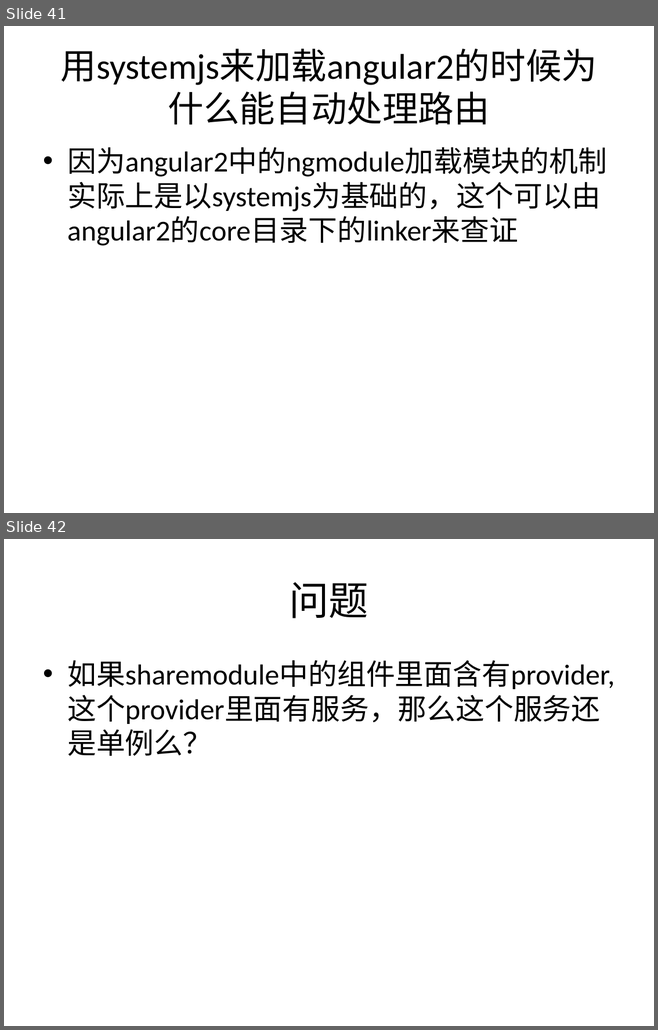
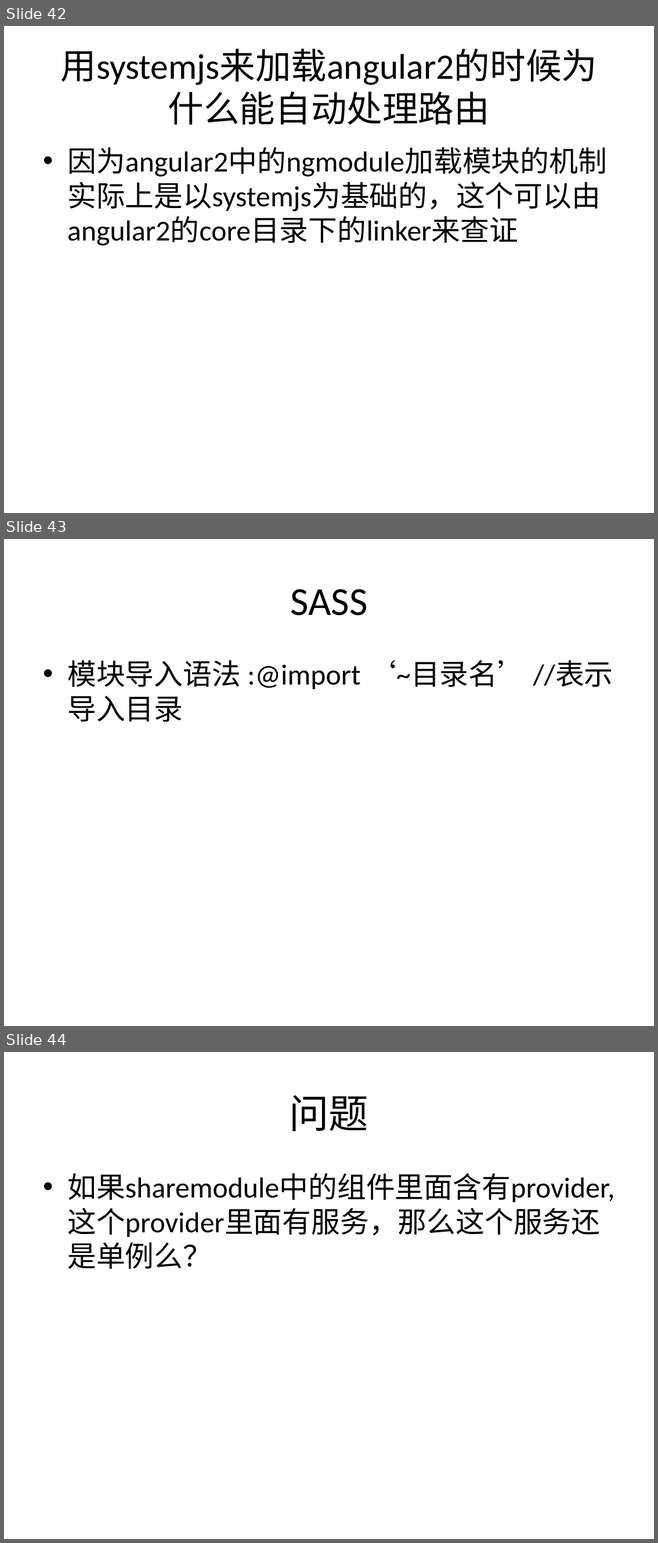
Before and after one commit to jasonLiu001/ng-study-ppt-files, a slide deck: files/Angular2.pptx. Shown one above the other, each under a label of ours: slides 41 and 42 before the commit, slides 42, 43 and 44 after it. The pictures are 658x1030 and 658x1543 pixels, drawn with LibreOffice and Linux fonts; fonts in the diff are those of the drawing. Boxes give left, top, right and bottom in pixels: in the first picture for what was removed or moved away, otherwise in the second. Text is boxed around its words. In the diff, an @@ line names an element or a change of style, - is before the commit and + after.

```diff
--- a/files/Angular2.pptx
+++ b/files/Angular2.pptx
@@ slide 43 added at bbox=[4, 539, 654, 1026], background #FFFFFF @@
@@ title added at bbox=[290, 589, 367, 616], 44 pt, text #000000 @@
+SASS
@@ text added at bbox=[67, 660, 613, 722], 32 pt, text #000000 @@
+• 模块导入语法 :@import ‘~目录名’ //表示导入目录
@@ what was slide 41 is now slide 42 @@
@@ what was slide 42 is now slide 44 @@
```
Also in this commit, not shown: 2 slides changed, 2 other slides added, 1 slide removed.
